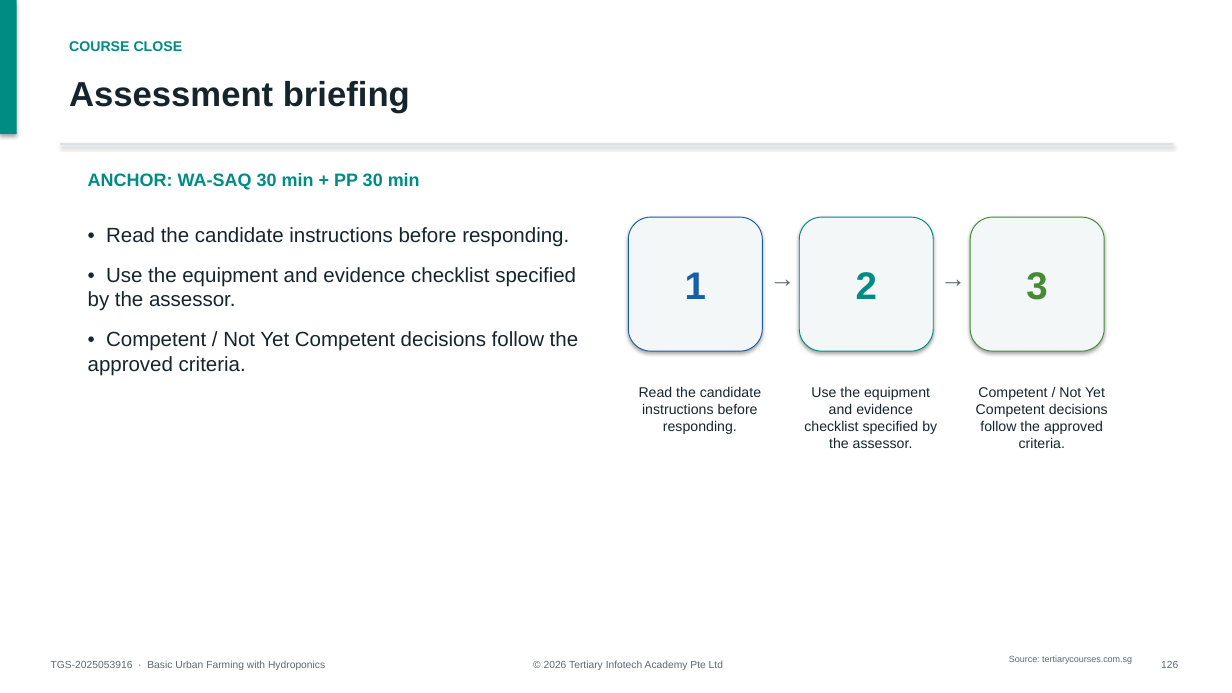
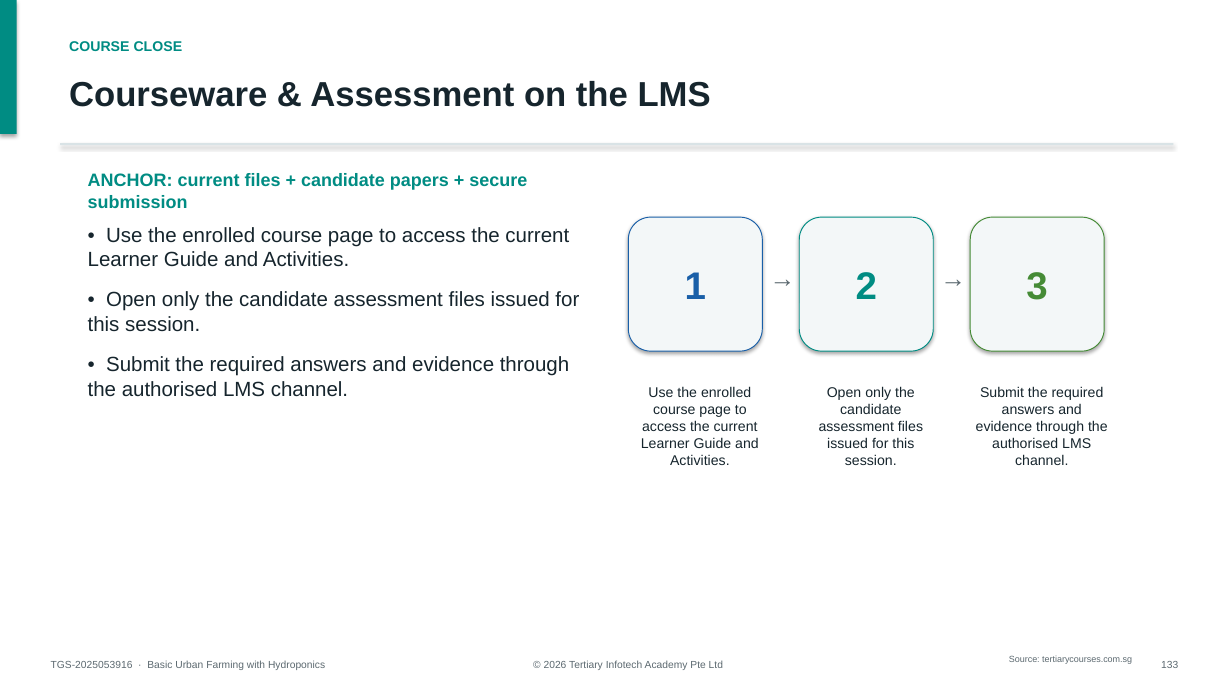
Before and after one commit to tertiarycourses/TGS-2025053916-Basic-Urban-Farming-with-Hydroponics, a slide deck: slide 133 of courseware/WSQ-Course-Slides-TGS-2025053916-Basic-Urban-Farming-with-Hydroponics-v2.0.pptx (slide 126 before the commit). Drawn at 1232x693 pixels with LibreOffice and Linux fonts; fonts in the diff are those of the drawing. Boxes give left, top, right and bottom in pixels: in the first picture for what was removed or moved away, otherwise in the second. Text is boxed around its words. In the diff, an @@ line names an element or a change of style, - is before the commit and + after.

```diff
--- a/courseware/WSQ-Course-Slides-TGS-2025053916-Basic-Urban-Farming-with-Hydroponics-v2.0.pptx
+++ b/courseware/WSQ-Course-Slides-TGS-2025053916-Basic-Urban-Farming-with-Hydroponics-v2.0.pptx
@@ text at <box>69,81,711,107</box>: text changed @@
-Assessment briefing
+Courseware & Assessment on the LMS
@@ text at <box>88,173,527,208</box>: text changed @@
-ANCHOR: WA-SAQ 30 min + PP 30 min
+ANCHOR: current files + candidate papers + secure submission
@@ text at <box>88,227,579,397</box>: text changed @@
-• Read the candidate instructions before responding.
-• Use the equipment and evidence checklist specified by the assessor.
-• Competent / Not Yet Competent decisions follow the approved criteria.
+• Use the enrolled course page to access the current Learner Guide and Activities.
+• Open only the candidate assessment files issued for this session.
+• Submit the required answers and evidence through the authorised LMS channel.
@@ text at <box>641,386,759,465</box>: text changed @@
-Read the candidate instructions before responding.
+Use the enrolled course page to access the current Learner Guide and Activities.
@@ text at <box>819,386,923,465</box>: text changed @@
-Use the equipment and evidence checklist specified by the assessor.
+Open only the candidate assessment files issued for this session.
@@ text at <box>976,386,1108,465</box>: text changed @@
-Competent / Not Yet Competent decisions follow the approved criteria.
+Submit the required answers and evidence through the authorised LMS channel.
@@ text at <box>1161,661,1178,668</box>: text changed @@
-126
+133
```
Also in this commit, not shown: 127 other slides changed, 10 slides added, 5 other files.
